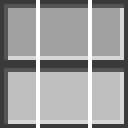
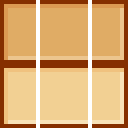
Layered file, before and after one edit (128x128). Changes by layer:
added layer "Layer 3" above "Layer 2" over (0, 0, 128, 64)
painted on "Layer 2" over (0, 0, 128, 128)
